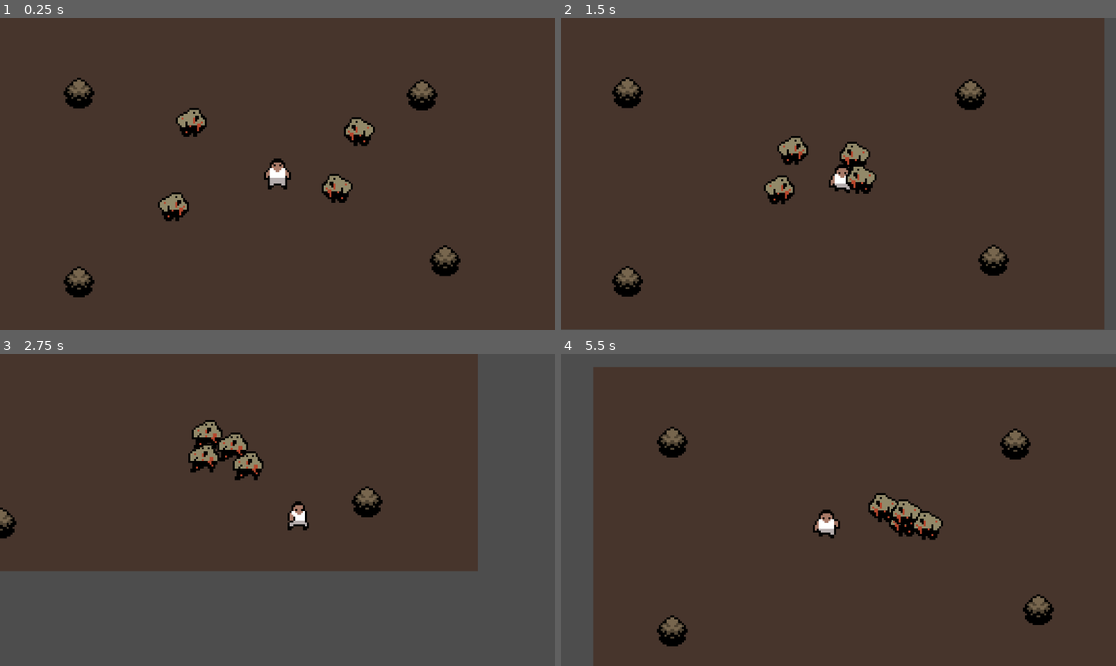
Above: before the commit, frames 1-4 (two rows, left to right).
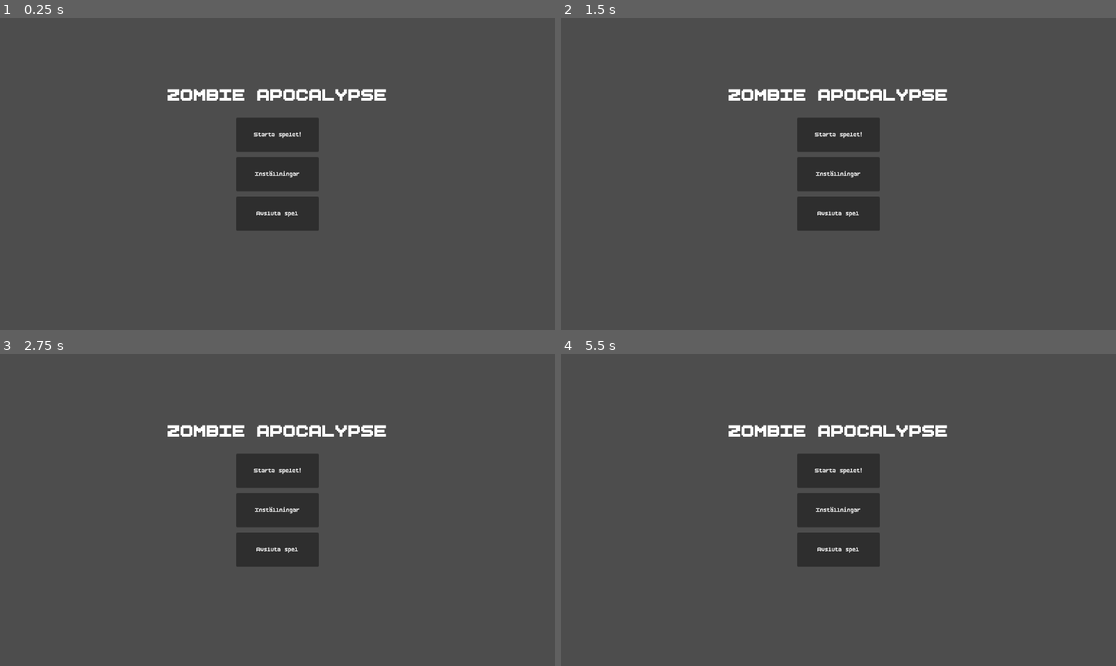
Above: after the commit, the same moments.

Repository: Liamthemannen/Project-2--Spel
Game: Godot game, scene res://Scen/main_menu.tscn
Two runs of this game, one before a commit and one after it. Both use one fixed random seed, a clock stepped at 60 frames per second and the inputs below. Before the commit the project starts from res://Scen/main.tscn.
Inputs:
- Up to frame 1 (0.25 s): no input
- Up to frame 2 (1.5 s): hold D (Go_right) 0.53-1.28 s; hold S (Go_down) from 1.28 s (still down)
- Up to frame 3 (2.75 s): release S (Go_down) at 2.03 s; hold D (Go_right) from 2.03 s (still down)
- Up to frame 4 (5.5 s): release D (Go_right) at 2.78 s; hold W (Go_Up) 2.78-3.53 s; hold A (Go_left) 3.53-5.03 s; hold S (Go_down) from 5.03 s (still down)

The runs differ from the first frame. In frame 1, 100% of the frame differs, in the area x 0-100%, y 0-100%; in frame 2, 97%; in frame 3, 60%; in frame 4, 90%.

Commit message:
Huvudmeny_V2

Diff:
--- a/Scen/main_menu.tscn
+++ b/Scen/main_menu.tscn
@@ -1,6 +1,9 @@
-[gd_scene load_steps=2 format=3 uid="uid://b3yh531udnu8j"]
+[gd_scene load_steps=4 format=3 uid="uid://b3yh531udnu8j"]
 
 [ext_resource type="Script" uid="uid://2gojymvgihud" path="res://main_menu.gd" id="1_6gm85"]
+[ext_resource type="FontFile" uid="uid://cny1yd8tx5chd" path="res://Design/BoldPixels.ttf" id="2_owx51"]
+
+[sub_resource type="Theme" id="Theme_0quic"]
 
 [node name="main_menu" type="Control"]
 layout_mode = 3
@@ -24,6 +27,7 @@
 offset_bottom = 117.5
 grow_horizontal = 2
 grow_vertical = 2
+theme_override_fonts/font = ExtResource("2_owx51")
 text = "Avsluta spel"
 
 [node name="Button2" type="Button" parent="."]
@@ -39,6 +43,7 @@
 offset_bottom = -46.5
 grow_horizontal = 2
 grow_vertical = 2
+theme_override_fonts/font = ExtResource("2_owx51")
 text = "Starta spelet!"
 
 [node name="Button" type="Button" parent="."]
@@ -54,7 +59,26 @@
 offset_bottom = 35.5
 grow_horizontal = 2
 grow_vertical = 2
+theme_override_fonts/font = ExtResource("2_owx51")
 text = "Inställningar"
+
+[node name="Label" type="Label" parent="."]
+layout_mode = 1
+anchors_preset = 8
+anchor_left = 0.5
+anchor_top = 0.5
+anchor_right = 0.5
+anchor_bottom = 0.5
+offset_left = -228.0
+offset_top = -188.0
+offset_right = 228.0
+offset_bottom = -140.0
+grow_horizontal = 2
+grow_vertical = 2
+theme = SubResource("Theme_0quic")
+theme_override_fonts/font = ExtResource("2_owx51")
+theme_override_font_sizes/font_size = 48
+text = "ZOMBIE APOCALYPSE"
 
 [connection signal="pressed" from="Button3" to="." method="_on_button_3_pressed"]
 [connection signal="pressed" from="Button2" to="." method="_on_button_2_pressed"]
--- a/project.godot
+++ b/project.godot
@@ -11,7 +11,7 @@
 [application]
 
 config/name="Projekt 2, Spel"
-run/main_scene="uid://dpt1j6hgafrji"
+run/main_scene="uid://b3yh531udnu8j"
 config/features=PackedStringArray("4.5", "Forward Plus")
 config/icon="res://icon.svg"
 
Binary file added: Design/BoldPixels.ttf
Not shown, added: Design/BoldPixels.ttf.import
